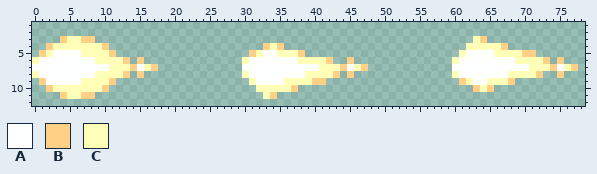
A sprite sheet gets an edit: guns/rifle/gbm1garand/bulletmuzzle3.png. The picture above is the old version.
The file is 90x15 pixels. Colours within 5 levels of each other are drawn and written as one. Shown: x 0..78, y 1..12.
Palette (. is transparent): A #feffff  B #ffd085  C #ffffb7
Pixels before, first column x 0:
 3 ....BCCBB......................................................CB.............
 4 ..BCCCCCCCB......................BCB..........................CCCCCB..........
 5 .BCAAAACCCCB...................BCAACCCB......................CAAAACCCCBB......
 6 CAAAAAAAACCCCB.B..............CAAAAAAACCCCB..B..............CAAAAAAAACCCCB.B..
 7 AAAAAAAAAAACCCBACB............AAAAAAAAAAACCCBACB............AAAAAAAAAAACCCBACB
 8 CAAAAAAAACCCCB.B..............CAAAAAAAACCCCB.B..............CAAAAAAACCCCB..B..
 9 .BAAAAACCCCB...................CAAAACCCCBB...................BCAACCCB.........
10 ..BCCCCCCCB.....................CCCCCB.........................BCB............
11 ....BCCBB........................CB...........................................
The result:
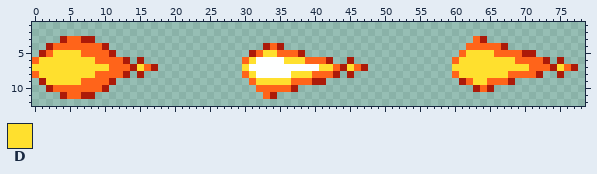
Colours new in this view: D #ffe02e
Changes in this commit:
colour B: #ffd085 -> #ac1a09
colour C: #ffffb7 -> #ff641a
y 5: x 3..6 AAAA -> DDDD; x 33..34 AA -> DD; x 62..65 AAAA -> DDDD
y 6: x 1..8 AAAAAAAA -> DDDDDDDD; x 31 A -> D; x 36..38 AAC -> DDD; x 61..68 AAAAAAAA -> DDDDDDDD
y 7: x 0..10 AAAAAAAAAAA -> DDDDDDDDDDD; x 15 A -> D; x 30 A -> D; x 41..42 CC -> DD; x 45 A -> D; x 60..70 AAAAAAAAAAA -> DDDDDDDDDDD; x 75 A -> D
y 8: x 1..8 AAAAAAAA -> DDDDDDDD; x 31 A -> D; x 37..39 AAC -> DDD; x 61..67 AAAAAAA -> DDDDDDD
y 9: x 2..6 AAAAA -> DDDDD; x 32..36 AAAAC -> DDDDD; x 63..64 AA -> DD
Pixel boxes of the changes (left, top, right, bottom) in both pictures:
changed: (32, 36, 158, 99)
changed: (452, 36, 578, 92)
changed: (242, 43, 368, 99)
